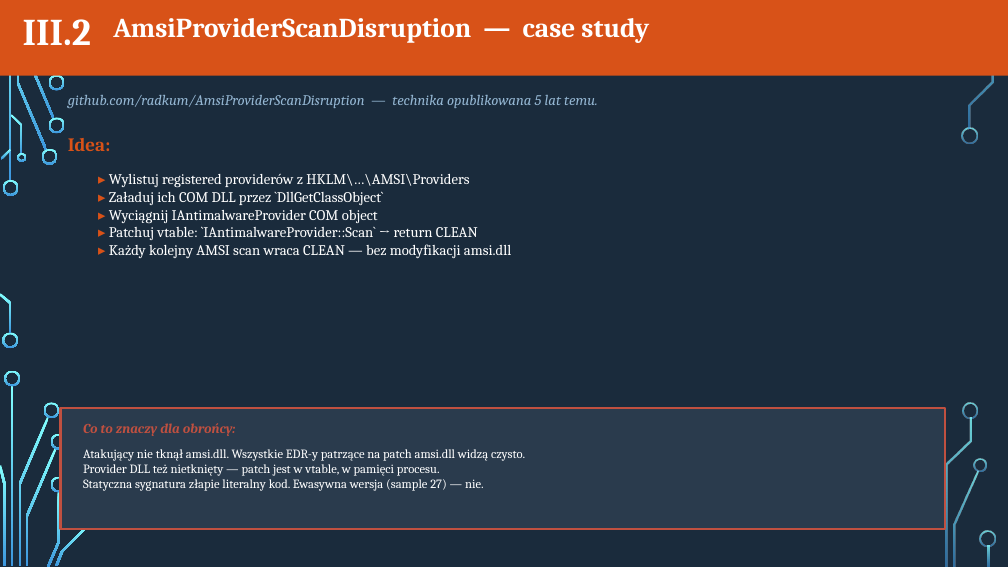
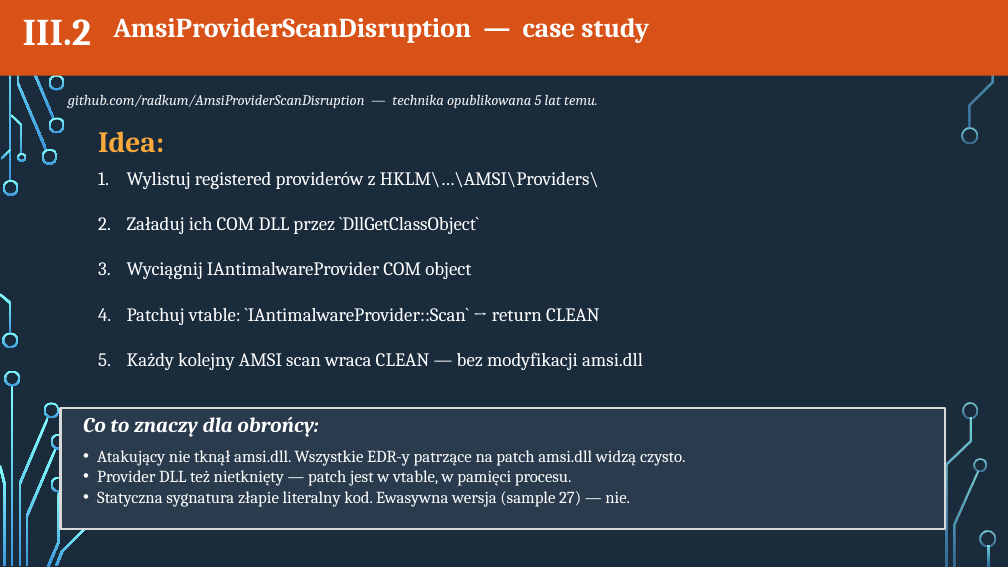
Before and after one commit to radkum/confidence_2026, a slide deck: slide 8 of AMSI_vs_Obfuscation.pptx. Drawn at 1008x567 pixels with LibreOffice and Linux fonts; fonts in the diff are those of the drawing; background and template pictures are left out. Boxes give left, top, right and bottom in pixels: in the first picture for what was removed or moved away, otherwise in the second. Text is boxed around its words. In the diff, an @@ line names an element or a change of style, - is before the commit and + after.

Commit message:
update

```diff
--- a/AMSI_vs_Obfuscation.pptx
+++ b/AMSI_vs_Obfuscation.pptx
@@ text "github.com/radkum/AmsiProviderScanDisruption — technika opub ..." at [68,94,598,109]: text colour #94B6D2 to #F2F2F2 @@
@@ text "Idea:": place and size @@
-text "Idea:" at [68,138,110,151]
+text "Idea:" at [98,131,164,152]
@@ text "Idea:" at [98,131,164,152]: size 18 to 28 pt, text colour #D85218 to #FAA93A @@
@@ text at [127,171,643,370]: text changed; size 14 to 18 pt @@
-▸ Wylistuj registered providerów z HKLM\…\AMSI\Providers
-▸ Załaduj ich COM DLL przez `DllGetClassObject`
-▸ Wyciągnij IAntimalwareProvider COM object
-▸ Patchuj vtable: `IAntimalwareProvider::Scan` → return CLEAN
-▸ Każdy kolejny AMSI scan wraca CLEAN — bez modyfikacji amsi.dll
+1. Wylistuj registered providerów z HKLM\…\AMSI\Providers\
+2. Załaduj ich COM DLL przez `DllGetClassObject`
+3. Wyciągnij IAntimalwareProvider COM object
+4. Patchuj vtable: `IAntimalwareProvider::Scan` → return CLEAN
+5. Każdy kolejny AMSI scan wraca CLEAN — bez modyfikacji amsi.dll
@@ rectangle at [60,408,945,529]: outline #C05040 2 pt to #D9D9D9 2 pt @@
@@ text "Co to znaczy dla obrońcy:" at [83,417,318,437]: size 13 to 20 pt, text colour #C05040 to #FFFFFF @@
@@ text "Atakujący nie tknął amsi.dll. Wszystkie ..." at [97,450,685,507]: size 12 to 16 pt; bullet none to • @@
```
Also in this commit, not shown: 10 other slides changed.
